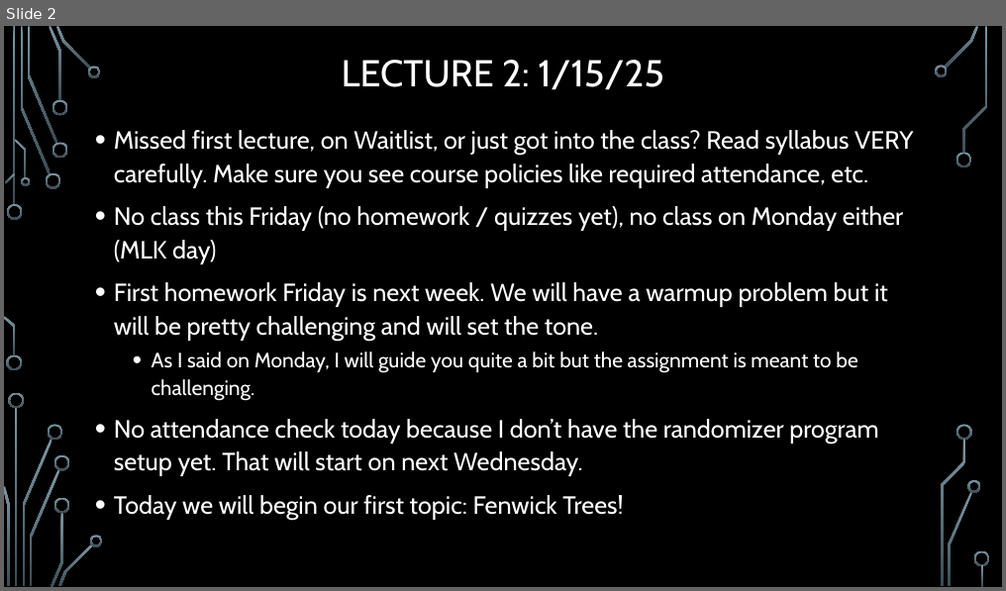
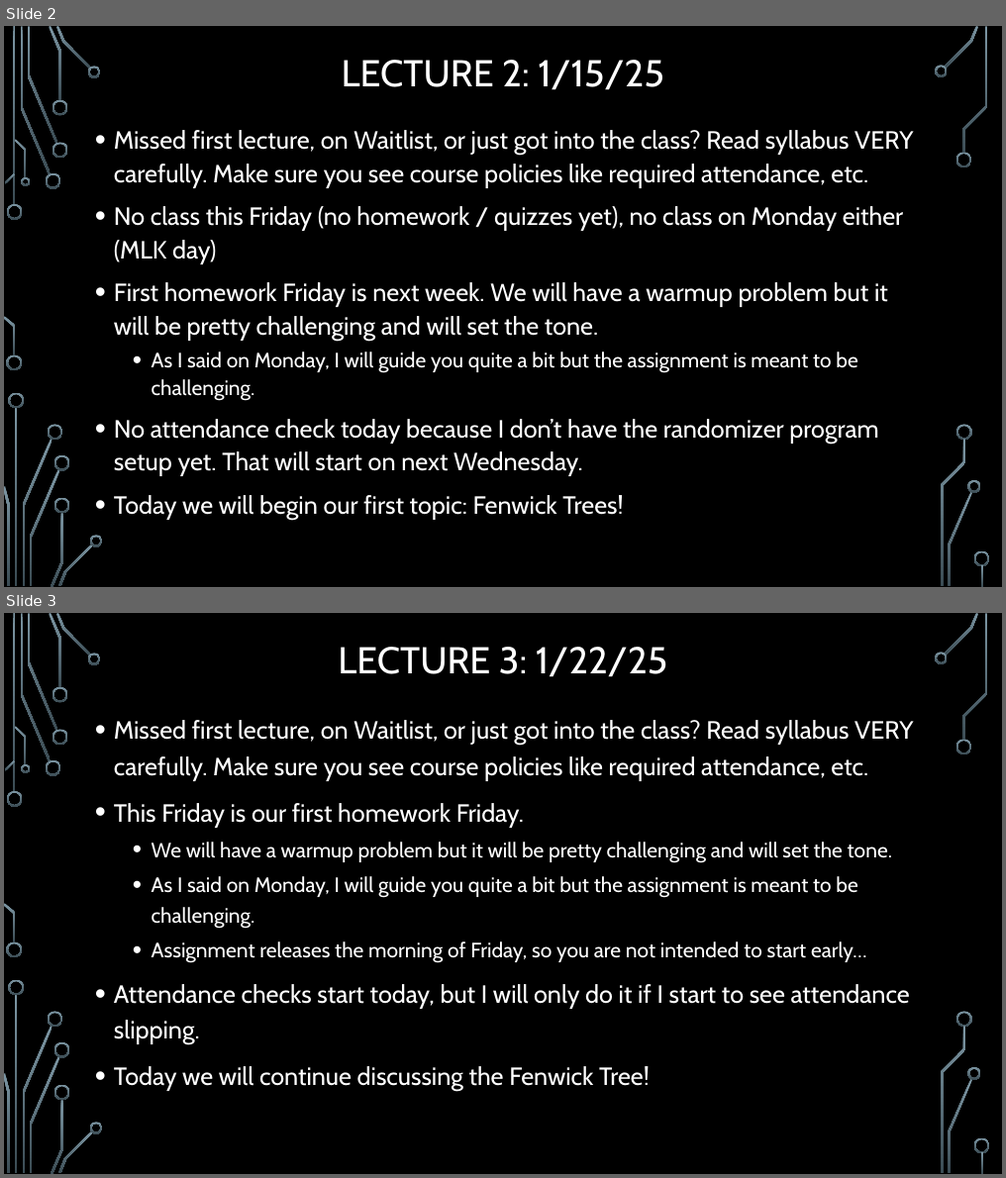
Before and after one commit to janiceeguo/advAlgo, a slide deck: slides/00-DailyAnnouncements.pptx. Shown one above the other, each under a label of ours: slide 2 before the commit, slides 2 and 3 after it. The pictures are 1006x591 and 1006x1178 pixels, drawn with LibreOffice and Linux fonts; fonts in the diff are those of the drawing; background and template pictures are left out. Boxes give left, top, right and bottom in pixels: in the first picture for what was removed or moved away, otherwise in the second. Text is boxed around its words. In the diff, an @@ line names an element or a change of style, - is before the commit and + after.

```diff
--- a/slides/00-DailyAnnouncements.pptx
+++ b/slides/00-DailyAnnouncements.pptx
@@ slide 3 added at (4, 613, 1002, 1174), background picture (left out); not listed: 36 template elements that a slide beside it also shows @@
@@ title added at (338, 647, 667, 677), 36 pt, text #FFFFFF @@
+LECTURE 3: 1/22/25
@@ text added at (114, 720, 913, 1091), 24 pt, text #FFFFFF @@
+• Missed first lecture, on Waitlist, or just got into the class? Read syllabus VERY carefully. Make sure you see course policies like required attendance, etc.
+• This Friday is our first homework Friday.
+  • We will have a warmup problem but it will be pretty challenging and will set the tone.
+  • As I said on Monday, I will guide you quite a bit but the assignment is meant to be challenging.
+  • Assignment releases the morning of Friday, so you are not intended to start early…
+• Attendance checks start today, but I will only do it if I start to see attendance slipping.
+• Today we will continue discussing the Fenwick Tree!
```
Also in this commit, not shown: 3 other files.
